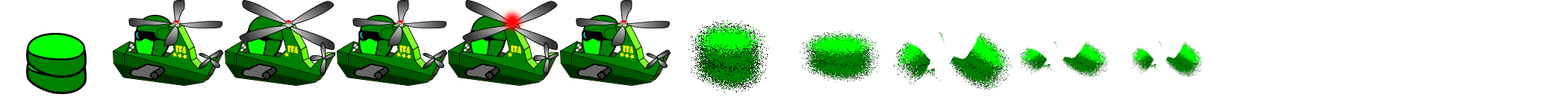
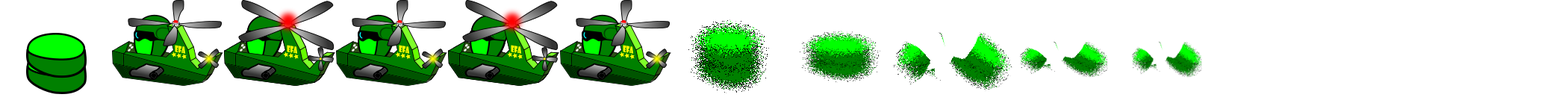
Layers edited between the first and the second 1568 x 112 image:
added layer "Livello incollato" above "new eli VI" over [448, 15, 560, 86]
added layer "new eli VI" above "eli iV" over [112, 0, 671, 86]
hid "eli iV" over [224, 0, 560, 86]
hid "eli iv bis" over [112, 0, 671, 86]
